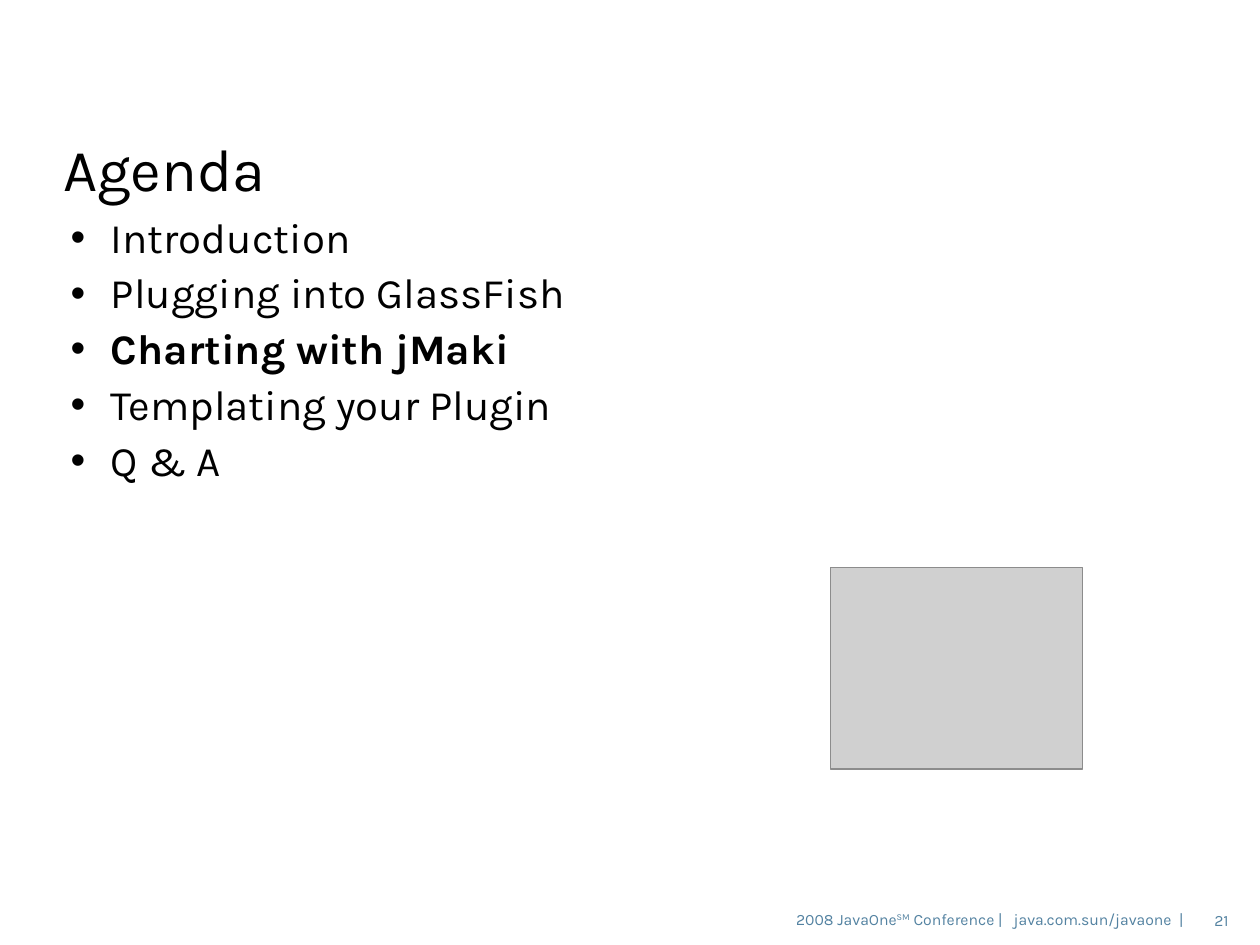
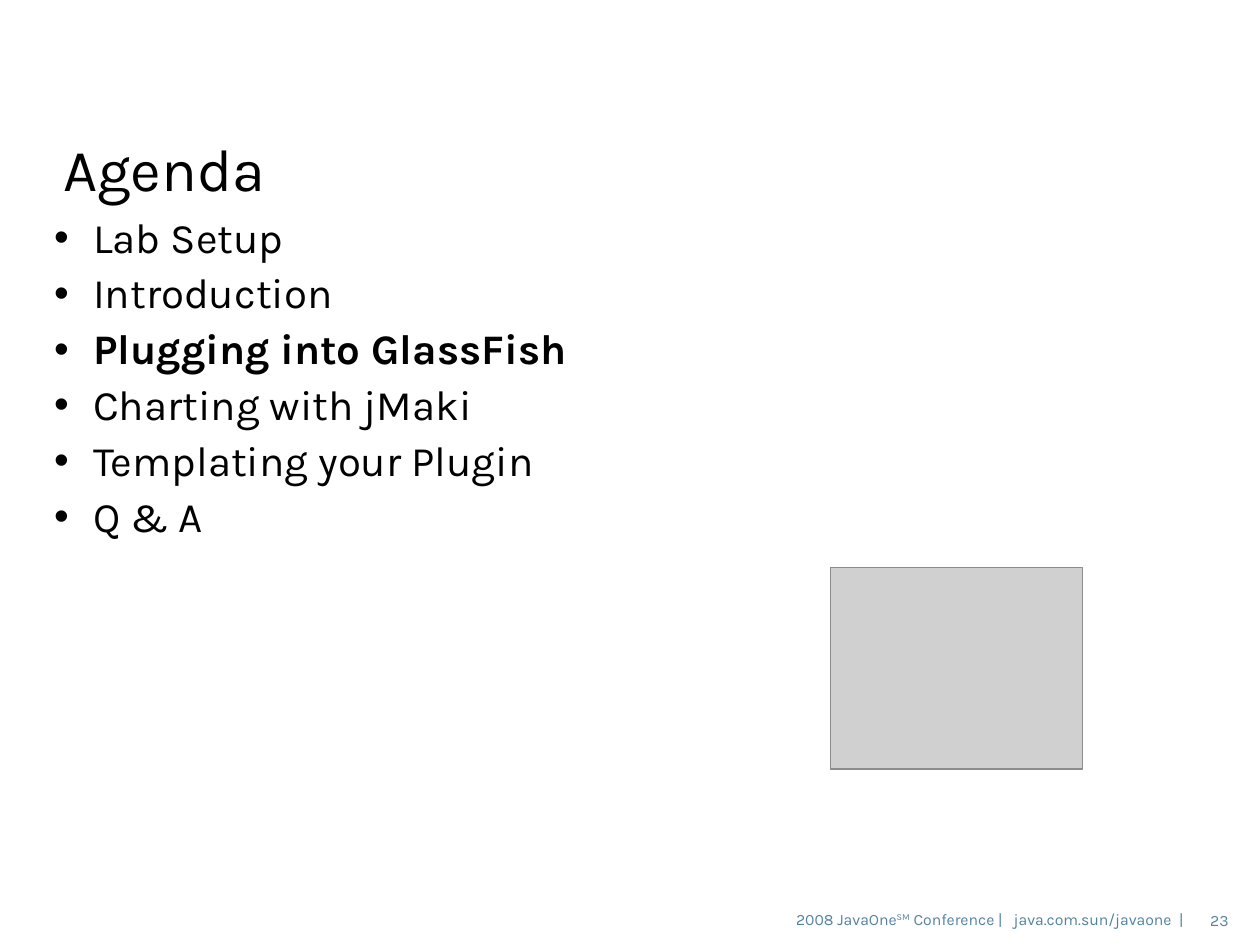
Before and after one commit to javaee/glassfish, a slide deck: slide 23 of v3/admingui/j1plugin/gfplugin/4520_gfplugin.odp (slide 21 before the commit). Drawn at 1260x945 pixels with LibreOffice and Linux fonts; fonts in the diff are those of the drawing; grey boxes stand for pictures; background and template pictures are left out. Boxes give left, top, right and bottom in pixels: in the first picture for what was removed or moved away, otherwise in the second. Text is boxed around its words. In the diff, an @@ line names an element or a change of style, - is before the commit and + after.

```diff
--- a/v3/admingui/j1plugin/gfplugin/4520_gfplugin.odp
+++ b/v3/admingui/j1plugin/gfplugin/4520_gfplugin.odp
@@ text at bbox=[93, 224, 284, 263]: paragraph added @@
+• Lab Setup
@@ text at bbox=[93, 279, 566, 539]: bold on in "Plugging into GlassFish"; bold off in "Charting with jMaki"; indent changed @@
@@ page number at bbox=[1210, 916, 1228, 926]: text changed @@
-21
+23
```
Also in this commit, not shown: 5 other slides changed, 2 slides added.
